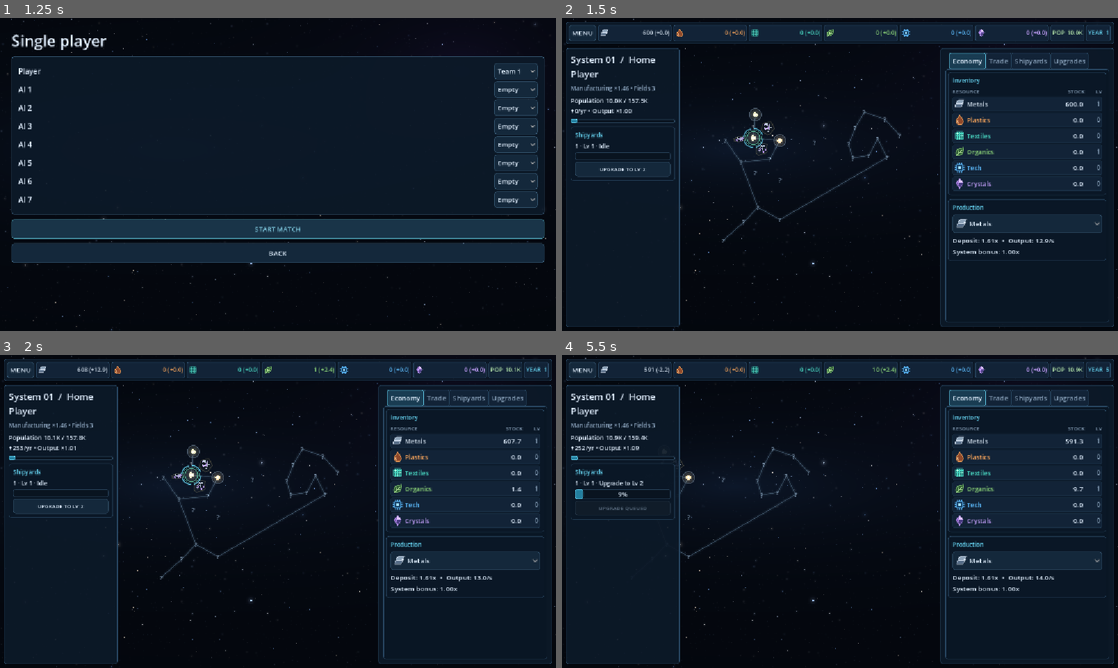
Above: before the commit, frames 1-4 (two rows, left to right).
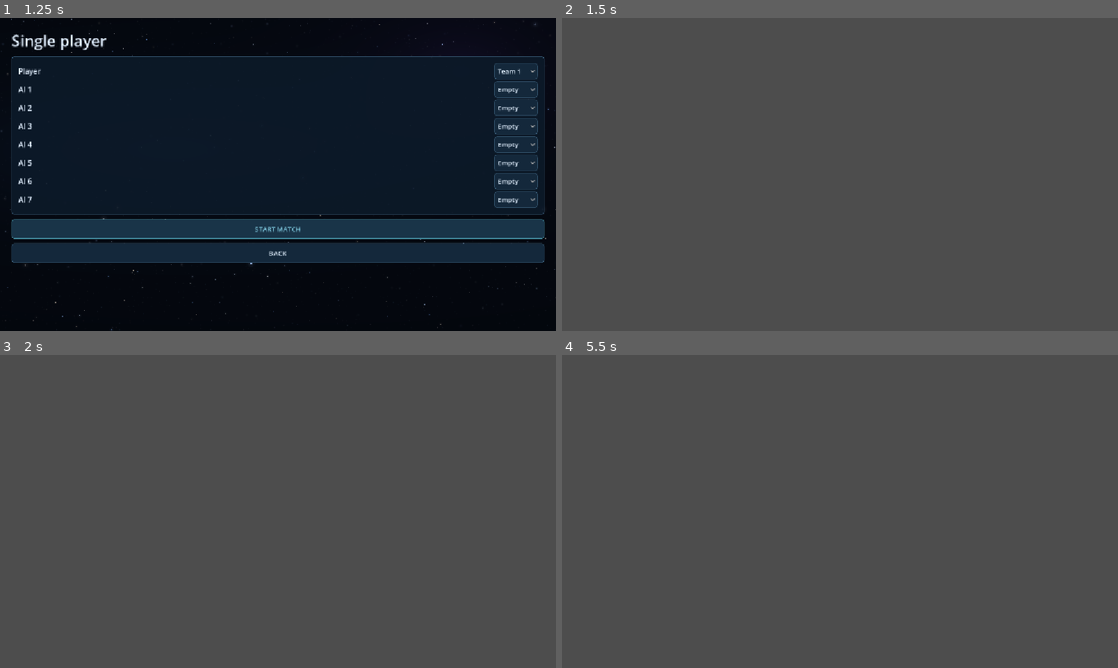
Above: after the commit, the same moments.

Repository: Allumnium/krangblade
Game: Godot game, scene res://scenes/main.tscn
The game is run twice, just before and just after one commit, with the same random seed, the same clock (stepped at 60 frames per second) and the same inputs.
Inputs (mouse positions are in pixels of both pictures, inside the frame that each line leads up to):
- Up to frame 1 (1.25 s): click "SINGLE PLAYER" at 0.5 s
- Up to frame 2 (1.5 s): click "START MATCH" at 1.25 s
- Up to frame 3 (2 s): no input
- Up to frame 4 (5.5 s): click (1029, 561) at 2 s, where only the run before the commit has a clickable "Metals"; click (623, 505) at 2.75 s, where only the run before the commit has a clickable "UPGRADE TO LV 2"; click (584, 370) at 3.5 s, where only the run before the commit has a clickable "MENU"; click (873, 524) at 4.25 s, where only the run before the commit has a clickable "Resume"; move the mouse to (962, 495) at 5.02 s; hold D from 5.03 s (still down); click (962, 495) at 5.17 s

Frame 1 is identical in both runs. In frame 2, 99% of the frame differs, in the area x 0-100%, y 0-100%; in frame 3, 99%; in frame 4, 100%.
Error after the commit: Parse Error: unsupported format character in operator %. (res://scripts/match.gd:376)

Commit message:
Use dual-handle percentage trade thresholds and hide population saturation estimates

Diff:
--- a/scripts/economy_rules.gd
+++ b/scripts/economy_rules.gd
@@ -26,6 +26,8 @@
 const SHIP_SIZE: int = 1
 const EPS: float = 0.00001
 const MAX_QUEUE: int = 5
+# Reference stock, not a storage cap; percentage thresholds use these units.
+const TRADE_REFERENCE: float = 1000.0
 const SHIP_KINDS = ["ship", "colony_ship", "fighter", "miner"]
 const MINING_STAY: float = 5.0
 
@@ -84,7 +86,7 @@
                 bonuses[resource] = rng.randf_range(1.1, 1.8)
         var thresholds: Dictionary = {}
         for resource in RESOURCES:
-            thresholds[resource] = {"min": 100.0, "max": 200.0}
+            thresholds[resource] = {"min": 10.0, "max": 20.0}
         for resource in EXTRACTED:
             abundance[resource] = 0.0 if rng.randf() < 0.35 else rng.randf_range(0.5, 2.0)
         var home: bool = i < ordered.size()
@@ -475,7 +477,7 @@
     var p: Dictionary = _get_owned(state, player, index)
     if p.is_empty() or not RESOURCES.has(resource):
         return false
-    if not is_finite(minimum) or not is_finite(maximum) or minimum < 0.0 or maximum < minimum or maximum > 1000000.0:
+    if not is_finite(minimum) or not is_finite(maximum) or minimum < 0.0 or maximum < minimum or maximum > 100.0:
         return false
     p["thresholds"][resource] = {"min": minimum, "max": maximum}
     return true
@@ -574,10 +576,10 @@
     return total
 
 static func _need(p: Dictionary, resource: String) -> float:
-    return maxf(0.0, float(p["thresholds"][resource]["min"]) - float(p["stock"][resource]))
+    return maxf(0.0, TRADE_REFERENCE * float(p["thresholds"][resource]["min"]) / 100.0 - float(p["stock"][resource]))
 
 static func _surplus(p: Dictionary, resource: String) -> float:
-    return maxf(0.0, float(p["stock"][resource]) - float(p["thresholds"][resource]["max"]))
+    return maxf(0.0, float(p["stock"][resource]) - TRADE_REFERENCE * float(p["thresholds"][resource]["max"]) / 100.0)
 
 static func _opportunity(a: Dictionary, b: Dictionary) -> bool:
     for r in RESOURCES:
--- a/scripts/match.gd
+++ b/scripts/match.gd
@@ -29,7 +29,6 @@
 var yard_activity_rows: Dictionary = {}
 var inspector_tabs: TabContainer
 var population_label: Label
-var population_bar: ProgressBar
 var zoom: float = 1.0
 var pan: Vector2 = Vector2.ZERO
 var drag_button: int = 0
@@ -72,9 +71,7 @@
 var system_visual_seed: int = -1
 var resource_picker: OptionButton
 var resource_detail: Label
-var min_stock: SpinBox
-var max_stock: SpinBox
-var threshold_button: Button
+var threshold_slider: TradeRange
 var upgrade_cards: Dictionary = {}
 var continuous_checks: Dictionary = {}
 var queue_title: Label
@@ -88,6 +85,79 @@
 var menu_exit: Button
 var queue_rows: Dictionary = {}
 var queue_list: VBoxContainer
+
+class TradeRange extends Control:
+    signal committed(minimum: float, maximum: float)
+    var lower: float = 10.0
+    var upper: float = 20.0
+    var enabled: bool = true
+    var active_handle: int = -1
+    const PAD: float = 10.0
+    const TRACK_Y: float = 38.0
+
+    func set_range(minimum: float, maximum: float) -> void:
+        active_handle = -1
+        lower = clampf(minimum, 0.0, 100.0)
+        upper = clampf(maximum, lower, 100.0)
+        queue_redraw()
+
+    func _x(value: float) -> float:
+        return PAD + maxf(1.0, size.x - PAD * 2.0) * value / 100.0
+
+    func _value(x: float) -> float:
+        return roundf(clampf((x - PAD) / maxf(1.0, size.x - PAD * 2.0) * 100.0, 0.0, 100.0))
+
+    func _draw() -> void:
+        var font: Font = ThemeDB.fallback_font
+        var low_color := Color("#67d4a9") if enabled else Color("#667687")
+        var high_color := Color("#e9a276") if enabled else Color("#667687")
+        var left: String = "Import < %d%%" % roundi(lower)
+        var right: String = "Export > %d%%" % roundi(upper)
+        draw_string(font, Vector2(PAD, 17), left, HORIZONTAL_ALIGNMENT_LEFT, -1, 13, low_color)
+        draw_string(font, Vector2(size.x - PAD - font.get_string_size(right, HORIZONTAL_ALIGNMENT_LEFT, -1, 13).x, 17), right, HORIZONTAL_ALIGNMENT_LEFT, -1, 13, high_color)
+        var lo := Vector2(_x(lower), TRACK_Y)
+        var hi := Vector2(_x(upper), TRACK_Y)
+        draw_line(Vector2(PAD, TRACK_Y), Vector2(size.x - PAD, TRACK_Y), Color("#344960"), 5.0, true)
+        draw_line(Vector2(PAD, TRACK_Y), lo, Color(low_color, 0.55), 5.0, true)
+        draw_line(lo, hi, Color("#8ca1b5"), 5.0, true)
+        draw_line(hi, Vector2(size.x - PAD, TRACK_Y), Color(high_color, 0.55), 5.0, true)
+        # Offset the handles vertically when their values meet, keeping both visible.
+        var overlap: bool = absf(lo.x - hi.x) < 13.0
+        if overlap:
+            lo.y -= 5.0
+            hi.y += 5.0
+        draw_circle(lo, 7.0, low_color)
+        draw_circle(hi, 7.0, high_color)
+        draw_arc(lo, 7.0, 0.0, TAU, 24, Color("#102030"), 1.0, true)
+        draw_arc(hi, 7.0, 0.0, TAU, 24, Color("#102030"), 1.0, true)
+
+    func _move_handle(x: float) -> void:
+        if active_handle == 0:
+            lower = minf(_value(x), upper)
+        elif active_handle == 1:
+            upper = maxf(_value(x), lower)
+        queue_redraw()
+
+    func _gui_input(event: InputEvent) -> void:
+        if not enabled:
+            return
+        if event is InputEventMouseButton and event.button_index == MOUSE_BUTTON_LEFT:
+            if event.pressed:
+                var lo := Vector2(_x(lower), TRACK_Y)
+                var hi := Vector2(_x(upper), TRACK_Y)
+                if absf(lo.x - hi.x) < 13.0:
+                    lo.y -= 5.0
+                    hi.y += 5.0
+                active_handle = 0 if event.position.distance_to(lo) < event.position.distance_to(hi) else 1
+                _move_handle(event.position.x)
+            elif active_handle >= 0:
+                _move_handle(event.position.x)
+                active_handle = -1
+                committed.emit(lower, upper)
+            accept_event()
+        elif event is InputEventMouseMotion and active_handle >= 0:
+            _move_handle(event.position.x)
+            accept_event()
 
 func _ready() -> void:
     theme = HUD.create()
@@ -223,11 +293,6 @@
     planet_overview.add_child(environment_label)
     population_label = _label("", 13)
     planet_overview.add_child(population_label)
-    population_bar = ProgressBar.new()
-    population_bar.custom_minimum_size.y = 8
-    population_bar.show_percentage = false
-    population_bar.tooltip_text = "Population relative to local Organics-supported capacity"
-    planet_overview.add_child(population_bar)
     colony_picker = OptionButton.new()
     planet_overview.add_child(colony_picker)
     send_colony_button = _button("SEND COLONY SHIP", _send_colony, planet_overview)
@@ -305,23 +370,12 @@
     logistics.add_child(trade_picker)
     trade_detail = _label("")
     logistics.add_child(trade_detail)
-    var thresholds := HBoxContainer.new()
-    logistics.add_child(thresholds)
-    for i in range(2):
-        var col := VBoxContainer.new()
-        col.size_flags_horizontal = Control.SIZE_EXPAND_FILL
-        thresholds.add_child(col)
-        col.add_child(_label("Import below" if i == 0 else "Export above", 12))
-        var spin := SpinBox.new()
-        spin.max_value = 1000000
-        spin.step = 1
-        spin.size_flags_horizontal = Control.SIZE_EXPAND_FILL
-        col.add_child(spin)
-        if i == 0:
-            min_stock = spin
-        else:
-            max_stock = spin
-    threshold_button = _button("APPLY THRESHOLDS", _apply_thresholds, logistics)
+    threshold_slider = TradeRange.new()
+    threshold_slider.custom_minimum_size.y = 56
+    threshold_slider.size_flags_horizontal = Control.SIZE_EXPAND_FILL
+    threshold_slider.tooltip_text = "Import below the left handle; export above the right handle. 100% = %.0f units." % ECONOMY.TRADE_REFERENCE
+    threshold_slider.committed.connect(_apply_thresholds)
+    logistics.add_child(threshold_slider)
     var shipyards: VBoxContainer = HUD.section(shipyard_page, "Build")
     ship_button = _ship_build_row(shipyards, "BUILD LOGISTICS SHIP", "ship")
     HUD.action(ship_button)
@@ -644,13 +698,10 @@
     if p.is_empty():
         return
     var t: Dictionary = p["thresholds"][_trade_resource()]
-    min_stock.value = float(t["min"])
-    max_stock.value = float(t["max"])
-
-func _apply_thresholds() -> void:
-    if min_stock.value > max_stock.value:
-        max_stock.value = min_stock.value
-    session.call("request_thresholds", selected, _trade_resource(), min_stock.value, max_stock.value)
+    threshold_slider.set_range(float(t["min"]), float(t["max"]))
+
+func _apply_thresholds(minimum: float, maximum: float) -> void:
+    session.call("request_thresholds", selected, _trade_resource(), minimum, maximum)
 
 func _operation(kind: String, target: String = "") -> void:
     session.call("request_operation", selected, kind, target)
@@ -706,7 +757,8 @@
         check.disabled = not owned or (kind == "ship" and not bool(p.get("home", false)))
     queue_title.text = "Queue  %d/%d" % [(p.get("queue", []) as Array).size(), ECONOMY.MAX_QUEUE]
     colony_button.disabled = not owned or full
-    threshold_button.disabled = not owned
+    threshold_slider.enabled = owned
+    threshold_slider.queue_redraw()
     fighter_button.disabled = not owned or full
     miner_button.disabled = not owned or full
     ship_button.disabled = true
@@ -714,7 +766,6 @@
     if p.is_empty():
         info.text = "Select a system."
         population_label.text = ""
-        population_bar.hide()
         resource_detail.text = ""
         trade_detail.text = ""
         _refresh_queue(p, false)
@@ -731,11 +782,8 @@
     environment_label.text = "Manufacturing ×%.2f • Fields %d" % [float(p.get("advanced_bonus", 1.0)), fields_here]
     environment_label.tooltip_text = "Independent environmental modifier for future advanced components; not applied to base resources."
     var population: float = float(p["population"])
-    var capacity: float = ECONOMY.population_capacity(p)
-    population_label.text = "Population %s / %s\n%+.0f/yr • Output ×%.2f" % [_compact_amount(population), _compact_amount(capacity), ECONOMY.population_growth(p), ECONOMY.population_multiplier(p)]
-    population_label.tooltip_text = "%.0f people / %.0f supported" % [population, capacity]
-    population_bar.visible = capacity > 0.0
-    population_bar.value = 100.0 * population / maxf(capacity, 1.0)
+    population_label.text = "Population %s\n%+.0f/yr • Output ×%.2f" % [_compact_amount(population), ECONOMY.population_growth(p), ECONOMY.population_multiplier(p)]
+    population_label.tooltip_text = "%.0f people" % population
     inventory.show()
     for r in ECONOMY.RESOURCES:
         stock_labels[r].text = "%.1f" % float(p["stock"][r])
@@ -748,11 +796,10 @@
     elif resource == "Organics":
         var output: float = ECONOMY.rate(p, resource)
         var demand: float = ECONOMY.organics_demand(p)
-        detail = "Farming: %.2f/yr  •  Demand: %.2f/yr\nNet: %+.2f/yr  •  Supports %s people" % [output, demand, output - demand, _compact_amount(ECONOMY.population_capacity(p))]
+        detail = "Farming: %.2f/yr  •  Demand: %.2f/yr\nNet: %+.2f/yr" % [output, demand, output - demand]
     resource_detail.text = "%s\nSystem bonus: %.2fx" % [detail, modifier]
     var trade_resource: String = _trade_resource()
-    var t: Dictionary = p["thresholds"][trade_resource]
-    trade_detail.text = "Stock: %.1f\nCurrent import/export: %.0f / %.0f" % [float(p["stock"][trade_resource]), float(t["min"]), float(t["max"])]
+    trade_detail.text = "Stock: %.1f" % float(p["stock"][trade_resource])
     _refresh_upgrade_cards(p, owned)
     ship_button.disabled = not owned or full or not bool(p["home"])
     _refresh_queue(p, owned)
--- a/tests/economy_rules_test.gd
+++ b/tests/economy_rules_test.gd
@@ -102,7 +102,24 @@
     assert(not p["bonuses"].has("Tech"))
     assert(not ECON.enqueue(state, 2, 0, "ship"))
     assert(not ECON.set_thresholds(state, 1, 0, "Metals", 200, 100))
+    assert(not ECON.set_thresholds(state, 1, 0, "Metals", 0, 101))
+    assert(not ECON.set_thresholds(state, 1, 0, "Metals", 80, 20))
+    assert(ECON.set_thresholds(state, 1, 0, "Metals", 10, 20))
+    var trade_test: Dictionary = state["planets"][0]
+    var previous_stock: float = float(trade_test["stock"]["Metals"])
+    trade_test["stock"]["Metals"] = 75.0
+    assert(is_equal_approx(ECON._need(trade_test, "Metals"), 25.0))
+    assert(is_zero_approx(ECON._surplus(trade_test, "Metals")))
+    trade_test["stock"]["Metals"] = 150.0
+    assert(is_zero_approx(ECON._need(trade_test, "Metals")))
+    assert(is_zero_approx(ECON._surplus(trade_test, "Metals")))
+    trade_test["stock"]["Metals"] = 250.0
+    assert(is_equal_approx(ECON._surplus(trade_test, "Metals"), 50.0))
+    trade_test["stock"]["Metals"] = 1250.0
     assert(ECON.set_thresholds(state, 1, 0, "Metals", 0, 100))
+    assert(is_equal_approx(ECON._surplus(trade_test, "Metals"), 250.0))
+    trade_test["stock"]["Metals"] = previous_stock
+    assert(ECON.set_thresholds(state, 1, 0, "Metals", 0, 10))
     assert(not ECON.enqueue(state, 1, 0, "production", "Tech"))
 
     # Empire totals include cargo once and exclude allied/hostile inventories.
@@ -434,9 +451,9 @@
             planet["thresholds"][r] = {"min": 0.0, "max": 0.0}
     source["stock"]["Metals"] = 4.0
     source["stock"]["Plastics"] = 6.0
-    ally["thresholds"]["Metals"] = {"min": 100.0, "max": 100.0}
-    ally["thresholds"]["Plastics"] = {"min": 100.0, "max": 100.0}
-    hostile["thresholds"]["Metals"] = {"min": 100.0, "max": 100.0}
+    ally["thresholds"]["Metals"] = {"min": 10.0, "max": 10.0}
+    ally["thresholds"]["Plastics"] = {"min": 10.0, "max": 10.0}
+    hostile["thresholds"]["Metals"] = {"min": 10.0, "max": 10.0}
     for i in range(2):
         transport["ships"].append({"id": i, "owner": 1, "at": 0, "route": [],
             "leg": 0.0, "source": -1, "dest": -1, "cargo": ECON.empty_stock()})
--- a/tests/map_view_smoke.gd
+++ b/tests/map_view_smoke.gd
@@ -63,8 +63,51 @@
     view.call("_load_thresholds")
     assert(view.call("_trade_resource") == "Organics")
     assert(view.call("_resource") == "Metals")
+    tabs.current_tab = 1
+    await process_frame
+    var slider: Control = view.get("threshold_slider")
+    assert(is_equal_approx(float(slider.get("lower")), 10.0))
+    assert(is_equal_approx(float(slider.get("upper")), 20.0))
+    var threshold_mouse := InputEventMouseButton.new()
+    threshold_mouse.button_index = MOUSE_BUTTON_LEFT
+    threshold_mouse.pressed = true
+    threshold_mouse.position = Vector2(float(slider.call("_x", 20.0)), 38)
+    slider.call("_gui_input", threshold_mouse)
+    var drag := InputEventMouseMotion.new()
+    drag.position = Vector2(float(slider.call("_x", 65.0)), 38)
+    slider.call("_gui_input", drag)
+    threshold_mouse.pressed = false
+    threshold_mouse.position = drag.position
+    slider.call("_gui_input", threshold_mouse)
+    var threshold_state: Dictionary = session.get("economy")
+    assert(is_equal_approx(float(threshold_state["planets"][0]["thresholds"]["Organics"]["max"]), 65.0))
+    threshold_mouse.pressed = true
+    threshold_mouse.position = Vector2(float(slider.call("_x", 10.0)), 38)
+    slider.call("_gui_input", threshold_mouse)
+    threshold_mouse.pressed = false
+    threshold_mouse.position = Vector2(float(slider.call("_x", 80.0)), 38)
+    slider.call("_gui_input", threshold_mouse)
+    assert(is_equal_approx(float(slider.get("lower")), 65.0))
+    assert(is_equal_approx(float(threshold_state["planets"][0]["thresholds"]["Organics"]["min"]), 65.0))
+    trade.select(0)
+    view.call("_load_thresholds")
+    assert(is_equal_approx(float(slider.get("lower")), 10.0))
+    assert(is_equal_approx(float(slider.get("upper")), 20.0))
+    trade.select(3)
+    view.call("_load_thresholds")
+    assert(is_equal_approx(float(slider.get("lower")), 65.0))
+    assert(is_equal_approx(float(slider.get("upper")), 65.0))
+    tabs.current_tab = 0
     assert((view.get("year_label") as Label).text.begins_with("YEAR"))
     assert((view.get("population_label") as Label).text.contains("Population"))
+    assert(not (view.get("population_label") as Label).text.contains(" / "))
+    assert(not (view.get("population_label") as Label).tooltip_text.contains("supported"))
+    var econ_picker: OptionButton = view.get("resource_picker")
+    econ_picker.select(3)
+    view.call("_refresh")
+    assert(not (view.get("resource_detail") as Label).text.contains("Supports"))
+    econ_picker.select(0)
+    view.call("_refresh")
     assert((view.get("stock_labels") as Dictionary).size() == 6)
     var resources: OptionButton = view.get("resource_picker")
     for i in range(resources.item_count):
